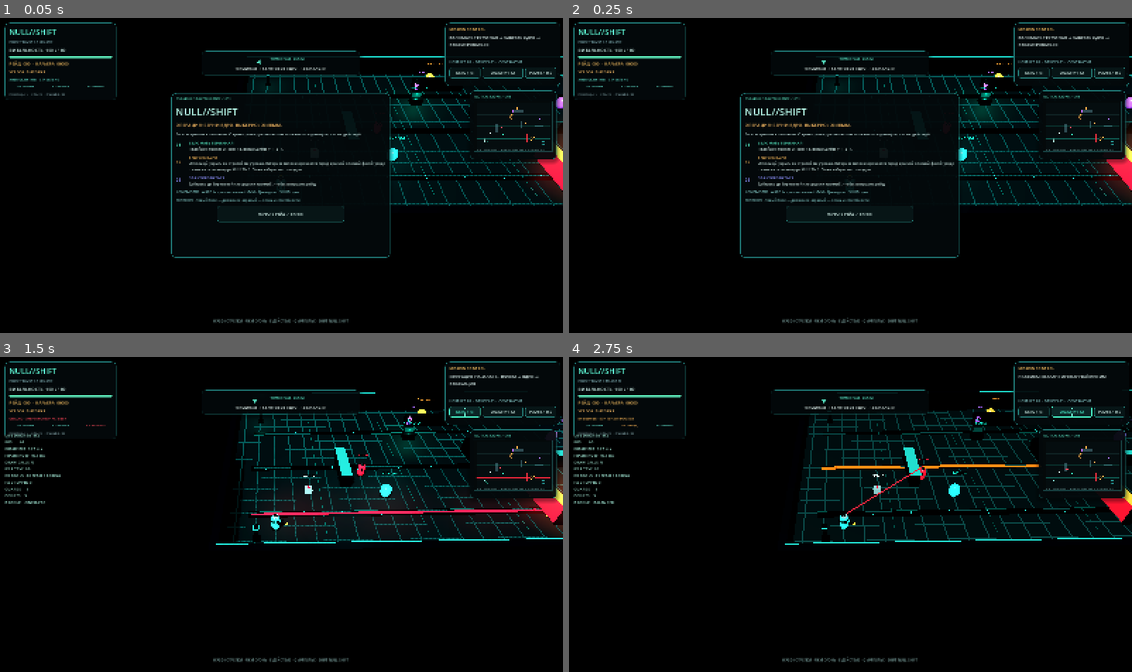
Above: before the commit, frames 1-4 (two rows, left to right).
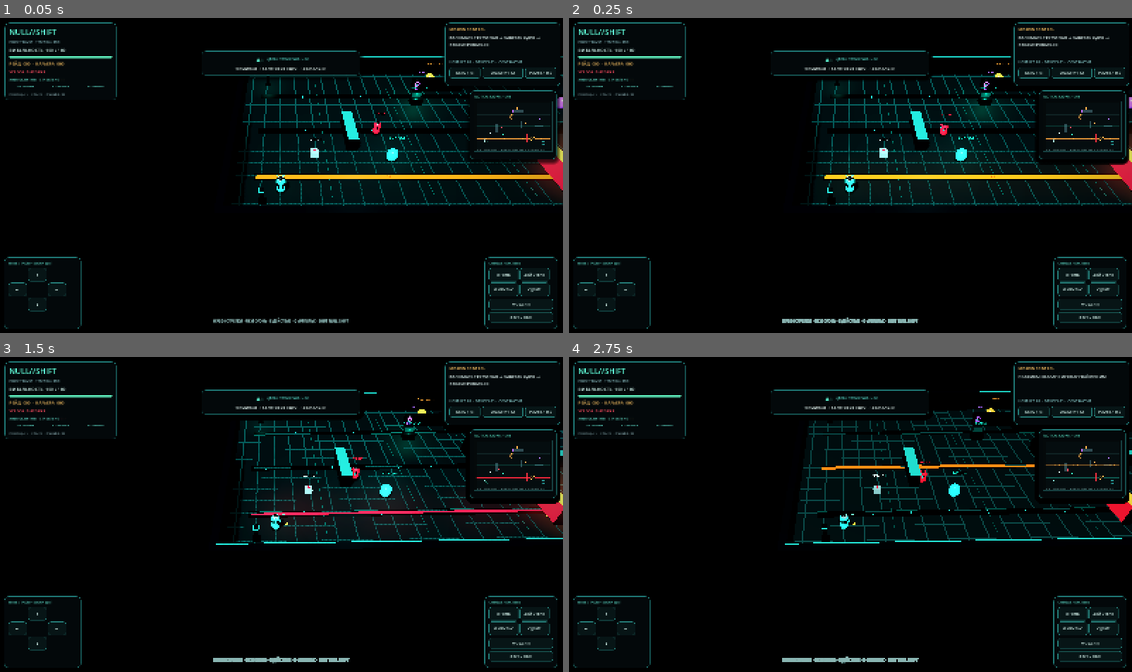
Above: after the commit, the same moments.

Repository: HADJAL001/osgard-world
Game: Godot game, scene res://scenes/main.tscn
The game is run twice, just before and just after one commit, with the same random seed, the same clock (stepped at 60 frames per second) and the same inputs.
Inputs (mouse positions are in pixels of both pictures, inside the frame that each line leads up to):
- Up to frame 1 (0.05 s): no input
- Up to frame 2 (0.25 s): no input
- Up to frame 3 (1.5 s): click (281, 552) at 0.5 s, where only the run before the commit has a clickable "НАЧАТЬ РЕЙД / ENTER"; click "DIAG / F3" at 1.25 s
- Up to frame 4 (2.75 s): click "QUALITY / F2" at 2 s

The runs differ from the first frame. In frame 1, 6.4% of the frame differs, in the area x 0-100%, y 1-99%; in frame 2, 6.7%; in frame 3, 3.0%; in frame 4, 2.6%.
Error after the commit: Cannot call method 'set_anchors_and_offsets_preset' on a null value. (res://scripts/main.gd:2394)

Commit message:
Add live cinematic health vignette to Godot NULL SHIFT

Diff:
--- a/godot/null-shift/scripts/main.gd
+++ b/godot/null-shift/scripts/main.gd
@@ -121,6 +121,8 @@
 var crosshair_kick := 0.0
 var crosshair_hit_timer := 0.0
 var impact_overlay: ColorRect
+var cinematic_vignette: ColorRect
+var cinematic_vignette_material: ShaderMaterial
 var damage_direction_root: Control
 var damage_direction_arrow: Label
 var crosshair_root: Control
@@ -210,6 +212,7 @@
 	_update_target_lock_ui(dt)
 	_update_objective_compass(dt)
 	_update_screen_overlay()
+	_update_cinematic_vignette()
 	_update_damage_direction_ui()
 	hud_clock += dt
 	if hud_clock >= 0.12:
@@ -1718,6 +1721,52 @@
 	hud_root.set_anchors_and_offsets_preset(Control.PRESET_FULL_RECT)
 	hud_root.mouse_filter = Control.MOUSE_FILTER_IGNORE
 	layer.add_child(hud_root)
+	_create_cinematic_vignette()
+
+func _create_cinematic_vignette() -> void:
+	cinematic_vignette = ColorRect.new()
+	cinematic_vignette.name = "CinematicVignette"
+	cinematic_vignette.set_anchors_and_offsets_preset(Control.PRESET_FULL_RECT)
+	cinematic_vignette.mouse_filter = Control.MOUSE_FILTER_IGNORE
+	cinematic_vignette.color = Color.WHITE
+	var shader := Shader.new()
+	shader.code = """
+shader_type canvas_item;
+uniform float vignette_strength : hint_range(0.0, 0.45) = 0.28;
+uniform float danger : hint_range(0.0, 1.0) = 0.0;
+uniform float phase_shift : hint_range(0.0, 1.0) = 0.0;
+void fragment() {
+	vec2 centered = (UV - vec2(0.5)) * vec2(1.0, 0.86);
+	float distance_from_center = length(centered);
+	float edge = smoothstep(0.24, 0.72, distance_from_center);
+	float pulse = 0.72 + 0.28 * sin(TIME * 2.4);
+	float danger_edge = danger * 0.14 * pulse;
+	float alpha = edge * (vignette_strength + danger_edge + phase_shift * 0.055);
+	vec3 base = vec3(0.003, 0.009, 0.012);
+	vec3 phase_tint = vec3(0.025, 0.004, 0.05);
+	vec3 low_health_tint = vec3(0.035, 0.004, 0.009);
+	base = mix(base, phase_tint, phase_shift * 0.42);
+	base = mix(base, low_health_tint, danger * 0.34);
+	COLOR = vec4(base, clamp(alpha, 0.0, 0.44));
+}
+"""
+	cinematic_vignette_material = ShaderMaterial.new()
+	cinematic_vignette_material.shader = shader
+	cinematic_vignette.material = cinematic_vignette_material
+	cinematic_vignette.z_index = -1
+	hud_root.add_child(cinematic_vignette)
+
+func _update_cinematic_vignette() -> void:
+	if not is_instance_valid(cinematic_vignette_material):
+		return
+	var health_ratio: float = clampf(player_health / maxf(1.0, player_max_health), 0.0, 1.0)
+	var danger: float = clampf((0.78 - health_ratio) / 0.58, 0.0, 1.0)
+	var phase_weight: float = 1.0 if null_shift_timer > 0.0 else 0.0
+	var base_strength: float = 0.31 if cinematic_quality and not adaptive_quality_degraded else (0.22 if cinematic_quality else 0.14)
+	cinematic_vignette_material.set_shader_parameter("vignette_strength", base_strength)
+	cinematic_vignette_material.set_shader_parameter("danger", danger)
+	cinematic_vignette_material.set_shader_parameter("phase_shift", phase_weight)
+	cinematic_vignette.visible = true
 
 	status_panel = _make_panel(hud_root, Control.PRESET_TOP_LEFT, Rect2(18.0, 18.0, 316.0, 190.0))
 	var status_stack := _panel_stack(status_panel)
--- a/godot/null-shift/tests/runtime_smoke.gd
+++ b/godot/null-shift/tests/runtime_smoke.gd
@@ -53,6 +53,26 @@
 		return
 	game.terminal_unlocked = compass_saved_terminal
 	game.core_secured = compass_saved_core
+
+	print("RUNTIME_STAGE: cinematic vignette response")
+	if not _expect(is_instance_valid(game.cinematic_vignette) and is_instance_valid(game.cinematic_vignette_material), "cinematic vignette must be a real screen-space shader layer"):
+		return
+	if not _expect(game.cinematic_vignette.mouse_filter == Control.MOUSE_FILTER_IGNORE and game.cinematic_vignette.visible, "vignette must not intercept input and must remain enabled"):
+		return
+	var vignette_saved_health: float = game.player_health
+	var vignette_saved_shift: float = game.null_shift_timer
+	game.player_health = 20.0
+	game.null_shift_timer = 0.0
+	game._update_cinematic_vignette()
+	if not _expect(float(game.cinematic_vignette_material.get_shader_parameter("danger")) > 0.5, "critical health must intensify the screen-space danger vignette"):
+		return
+	game.player_health = vignette_saved_health
+	game.null_shift_timer = 1.0
+	game._update_cinematic_vignette()
+	if not _expect(is_equal_approx(float(game.cinematic_vignette_material.get_shader_parameter("phase_shift")), 1.0), "NULL SHIFT phase must tint the vignette with the phase colour"):
+		return
+	game.null_shift_timer = vignette_saved_shift
+	game._update_cinematic_vignette()
 
 	print("RUNTIME_STAGE: cinematic camera response and incoming-damage direction")
 	if not _expect(is_instance_valid(game.damage_direction_root) and is_instance_valid(game.damage_direction_arrow), "directional damage indicator must instantiate as a native HUD control"):
Not shown, changed: godot/null-shift/README.md
Not shown, changed: scripts/null-shift-godot-smoke.mjs
